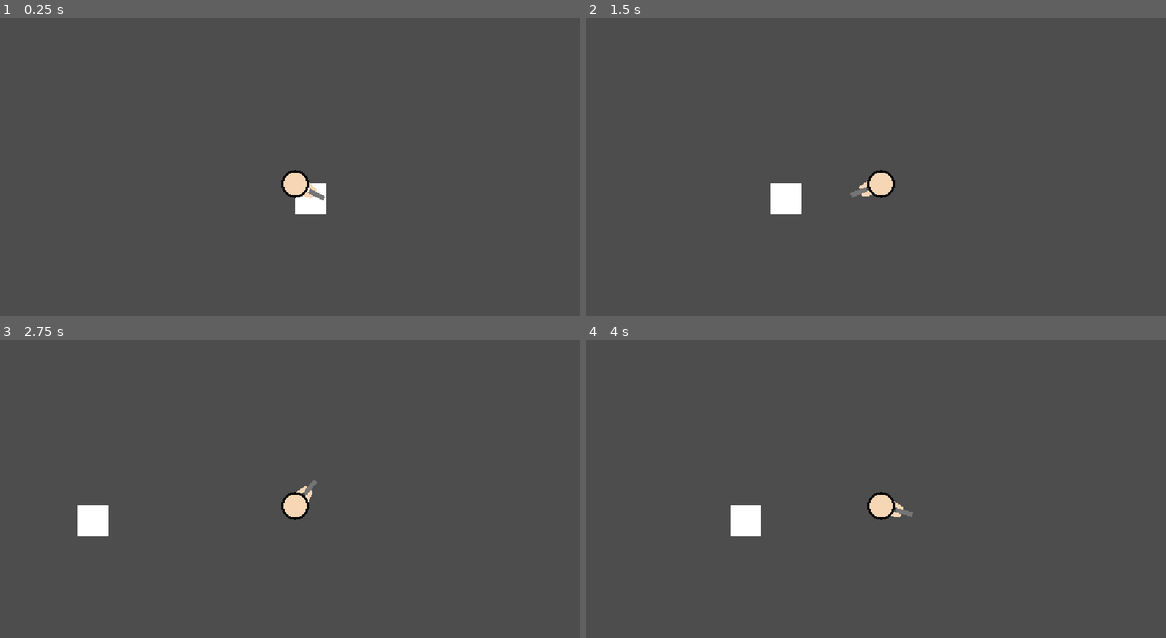
Above: before the commit, frames 1-4 (two rows, left to right).
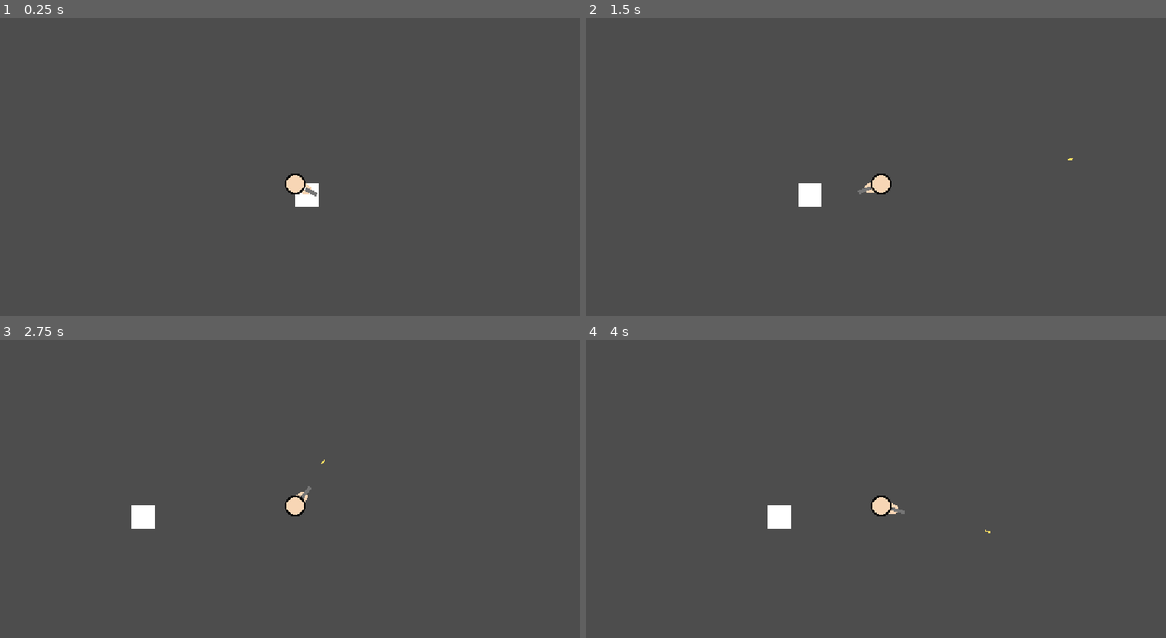
Above: after the commit, the same moments.

Repository: ArifD2286/Shamble-Chamber
Game: Godot game, scene res://game.tscn
Two runs of this game, one before a commit and one after it. Both use one fixed random seed, a clock stepped at 60 frames per second and the inputs below.
Inputs (mouse positions are in pixels of both pictures, inside the frame that each line leads up to):
- Up to frame 1 (0.25 s): no input
- Up to frame 2 (1.5 s): tap Enter at 0.5 s; move the mouse to (1009, 167) at 0.52 s; press the mouse at (1009, 167) at 0.53 s; hold D (right) 0.53-1.25 s; tap Space at 0.77 s; release the mouse at (1009, 167) at 1.25 s; drag from (765, 199) to (852, 250) at 1.27 s
- Up to frame 3 (2.75 s): tap Space at 2 s; move the mouse to (353, 432) at 2.02 s; press the mouse at (353, 432) at 2.03 s; hold D (right) from 2.03 s (still down); tap Alt at 2.1 s
- Up to frame 4 (4 s): release D (right) at 2.75 s; release the mouse at (939, 432) at 2.75 s; drag from (852, 572) to (702, 456) at 2.77 s; tap Enter at 3.5 s; move the mouse to (1055, 554) at 3.52 s; press the mouse at (1055, 554) at 3.53 s; hold A (left) from 3.53 s (still down); tap 1 at 3.6 s; tap Space at 3.77 s

The runs differ from the first frame. In frame 1, 0.5% of the frame differs, in the area x 48-57%, y 50-66%; in frame 2, 1.1%; in frame 3, 1.2%, in the area x 13-56%, y 40-66%; in frame 4, 1.1%.

Commit message:
Update 1.4
Changes:
- renamed game.gd to player.gd
- added progress on gun mechanics
  - shooting mechanism
  - bullet settings (speed, damage, etc)

Diff:
--- /dev/null
+++ b/shamble-chamber/bullet.gd
@@ -0,0 +1,18 @@
+extends Area2D
+
+# Notes/revision:
+
+
+var speed: float = 1000.0
+var damage: int = 10
+var direction: Vector2 = Vector2.RIGHT
+
+func _ready() -> void:
+	rotation = direction.angle()
+	# Line below deletes the bullet after 1 second
+	await get_tree().create_timer(1.0).timeout
+	queue_free()
+
+
+func _physics_process(delta: float) -> void:
+	position += direction * speed * delta
--- a/shamble-chamber/bullet.tscn
+++ b/shamble-chamber/bullet.tscn
@@ -1,3 +1,22 @@
 [gd_scene format=3 uid="uid://dqx03iq5wi5sc"]
 
+[ext_resource type="Script" uid="uid://d1wiiks07i0nw" path="res://bullet.gd" id="1_v7oki"]
+
+[sub_resource type="CapsuleShape2D" id="CapsuleShape2D_v8qja"]
+radius = 1.0
+height = 10.0
+
 [node name="Area2D" type="Area2D" unique_id=596252724]
+script = ExtResource("1_v7oki")
+
+[node name="CollisionShape2D" type="CollisionShape2D" parent="." unique_id=274437798]
+position = Vector2(4, 0)
+rotation = -1.5707964
+shape = SubResource("CapsuleShape2D_v8qja")
+
+[node name="Line2D" type="Line2D" parent="." unique_id=1827495241]
+points = PackedVector2Array(0, 0, 8, 0)
+width = 2.5
+default_color = Color(0.99215686, 0.87058824, 0.3882353, 1)
+begin_cap_mode = 2
+end_cap_mode = 2
--- a/shamble-chamber/game.gd
+++ /dev/null
@@ -1,12 +0,0 @@
-extends CharacterBody2D
-
-# Notes/revision:
-#
-
-@export var speed: float = 200.0
-
-func _physics_process(delta: float) -> void:
-	var direction := Input.get_vector("left", "right", "up", "down")
-	velocity = direction * speed
-	look_at(get_global_mouse_position())
-	move_and_slide()
--- a/shamble-chamber/game.tscn
+++ b/shamble-chamber/game.tscn
@@ -1,7 +1,9 @@
 [gd_scene format=3 uid="uid://b6xy8ubtvkrab"]
 
-[ext_resource type="Script" uid="uid://wo1viy2harpi" path="res://game.gd" id="1_80nbo"]
+[ext_resource type="Script" uid="uid://wo1viy2harpi" path="res://player.gd" id="1_80nbo"]
 [ext_resource type="Script" uid="uid://ca1xw4yy6fxq7" path="res://head.gd" id="2_e2o6t"]
+[ext_resource type="PackedScene" uid="uid://dqx03iq5wi5sc" path="res://bullet.tscn" id="2_fc0e3"]
+[ext_resource type="Resource" uid="uid://bc3nln1b0pa0v" path="res://pistol.tres" id="3_7jktm"]
 
 [sub_resource type="CircleShape2D" id="CircleShape2D_e2o6t"]
 radius = 15.0
@@ -14,12 +16,14 @@
 
 [node name="CharacterBody2D" type="CharacterBody2D" parent="." unique_id=302081087]
 script = ExtResource("1_80nbo")
+bullet_scene = ExtResource("2_fc0e3")
+gun = ExtResource("3_7jktm")
 
 [node name="CollisionShape2D" type="CollisionShape2D" parent="CharacterBody2D" unique_id=1227400967]
 shape = SubResource("CircleShape2D_e2o6t")
 
 [node name="Camera2D" type="Camera2D" parent="CharacterBody2D" unique_id=1360198840]
-zoom = Vector2(1.5, 1.5)
+zoom = Vector2(1.125, 1.125)
 
 [node name="Arm" type="Line2D" parent="CharacterBody2D" unique_id=1161595177]
 texture_filter = 1
--- a/shamble-chamber/gun_data.gd
+++ b/shamble-chamber/gun_data.gd
@@ -15,6 +15,6 @@
 @export var fire_rate: float = 0.3
 @export var mag_size: int = 12
 @export var reload_time: float = 1.2
-@export var bullet_speed: float = 600.0
+@export var bullet_speed: float = 1000.0
 @export var pallets: int = 1
 @export var spread_degrees: float = 0.0
--- a/shamble-chamber/head.gd
+++ b/shamble-chamber/head.gd
@@ -2,6 +2,7 @@
 
 # Notes/revision:
 
+
 func _draw() -> void:
 	draw_circle(Vector2.ZERO, 18.0, Color("000000"))
 	draw_circle(Vector2.ZERO, 15.0, Color("f7d6b5"))
--- /dev/null
+++ b/shamble-chamber/player.gd
@@ -0,0 +1,43 @@
+extends CharacterBody2D
+
+# Notes/revision:
+# A [ := ] assigns a value to a variable and locks the variable to the data type.
+# So instead of declatring the data type explicitly, the game guesses the data type
+
+
+@export var bullet_scene: PackedScene
+@export var gun: GunData
+@export var speed: float = 200.0
+var shoot_perm := true
+var ammo: int
+var is_reloading := false
+
+func _ready() -> void:
+	ammo = gun.mag_size
+
+func _physics_process(delta: float) -> void:
+	var direction := Input.get_vector("left", "right", "up", "down")
+	velocity = direction * speed
+	look_at(get_global_mouse_position())
+	if Input.is_action_pressed("shoot") and shoot_perm:
+		shoot()
+	move_and_slide()
+
+
+func shoot() -> void:
+	shoot_perm = false
+	for i in gun.pallets:
+		var bullet = bullet_scene.instantiate()
+		# [randf_range()] takes a random number
+		var angle = rotation + deg_to_rad(randf_range(-gun.spread_degrees, gun.spread_degrees))
+		bullet.direction = Vector2.RIGHT.rotated(angle)
+		bullet.speed = gun.bullet_speed
+		bullet.damage = gun.damage
+		get_tree().current_scene.add_child(bullet)
+		bullet.global_position = $Muzzle.global_position
+	await get_tree().create_timer(gun.fire_rate).timeout
+	shoot_perm = true
+
+
+func reload() -> void:
+	var test
Not shown, added: shamble-chamber/bullet.gd.uid
Renamed: shamble-chamber/game.gd.uid -> shamble-chamber/player.gd.uid
